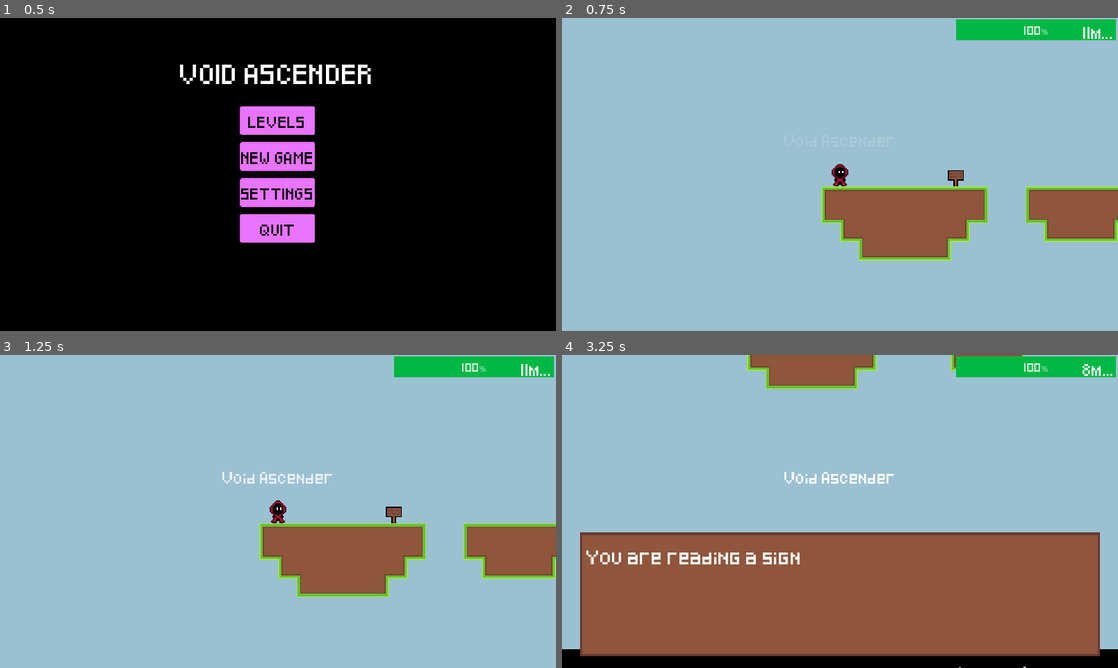
Above: before the commit, frames 1-4 (two rows, left to right).
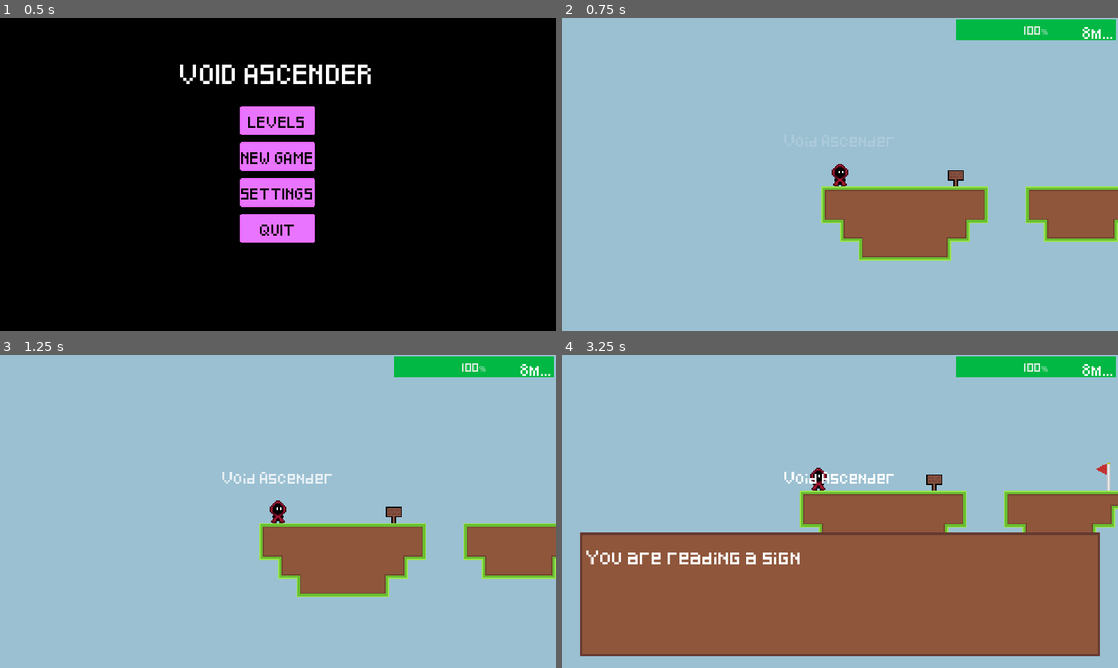
Above: after the commit, the same moments.

Repository: StormLight14/void-ascender
Game: Godot game, scene res://ui/menu/menu_ui.tscn
Two runs of this game, one before a commit and one after it. Both use one fixed random seed, a clock stepped at 60 frames per second and the inputs below. Sound files missing from this copy of the repository are replaced by a short silence.
Inputs:
- Up to frame 1 (0.5 s): no input
- Up to frame 2 (0.75 s): click "NEW GAME" at 0.5 s
- Up to frame 3 (1.25 s): no input
- Up to frame 4 (3.25 s): hold Shift (climb) 1.28-2.03 s; hold D (right) 1.28-2.78 s; tap Space (jump) at 1.52, 2.27 s; tap E (interact) at 2.1 s; hold A (left) from 2.78 s (still down); hold Shift (climb) from 2.78 s (still down)

Frame 1 is identical in both runs. In frame 2, less than 0.1% of the frame differs, in the area x 93-99%, y 2-7%; in frame 3, less than 0.1%; in frame 4, 13%, in the area x 0-100%, y 0-100%.

Commit message:
continuing game no longer cheeses the void

Diff:
--- a/level/level.gd
+++ b/level/level.gd
@@ -15,6 +15,7 @@
 	player_spawn = player.global_position
 	player.killed.connect(player_killed)
 	the_void.set_reset_position(player.global_position)
+	the_void.global_position = the_void.reset_position
 
 	for fireball_spawner in get_tree().get_nodes_in_group("FireballSpawner"):
 		fireball_spawner.spawn_fireball.connect(spawn_fireball)
